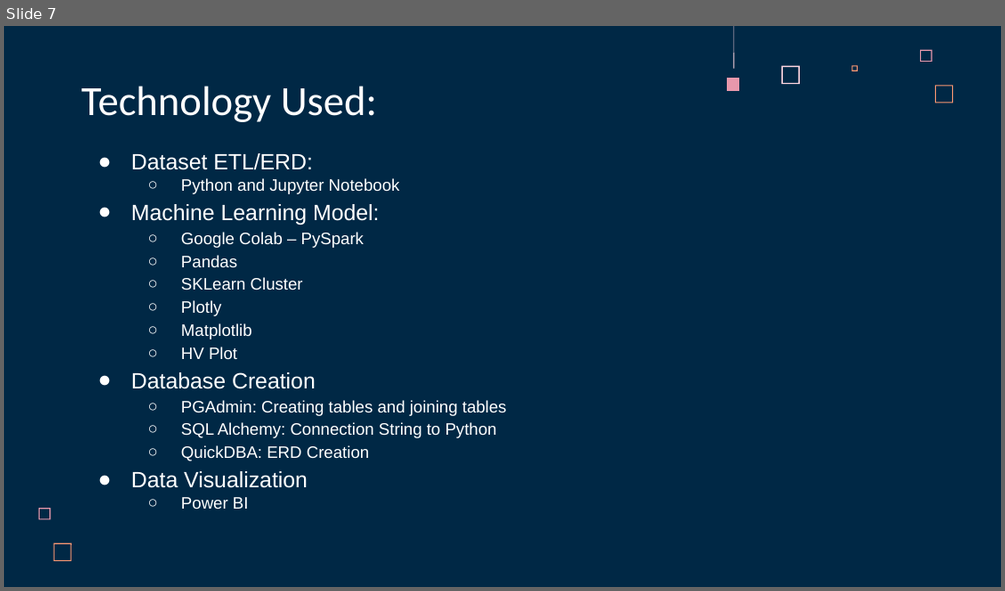
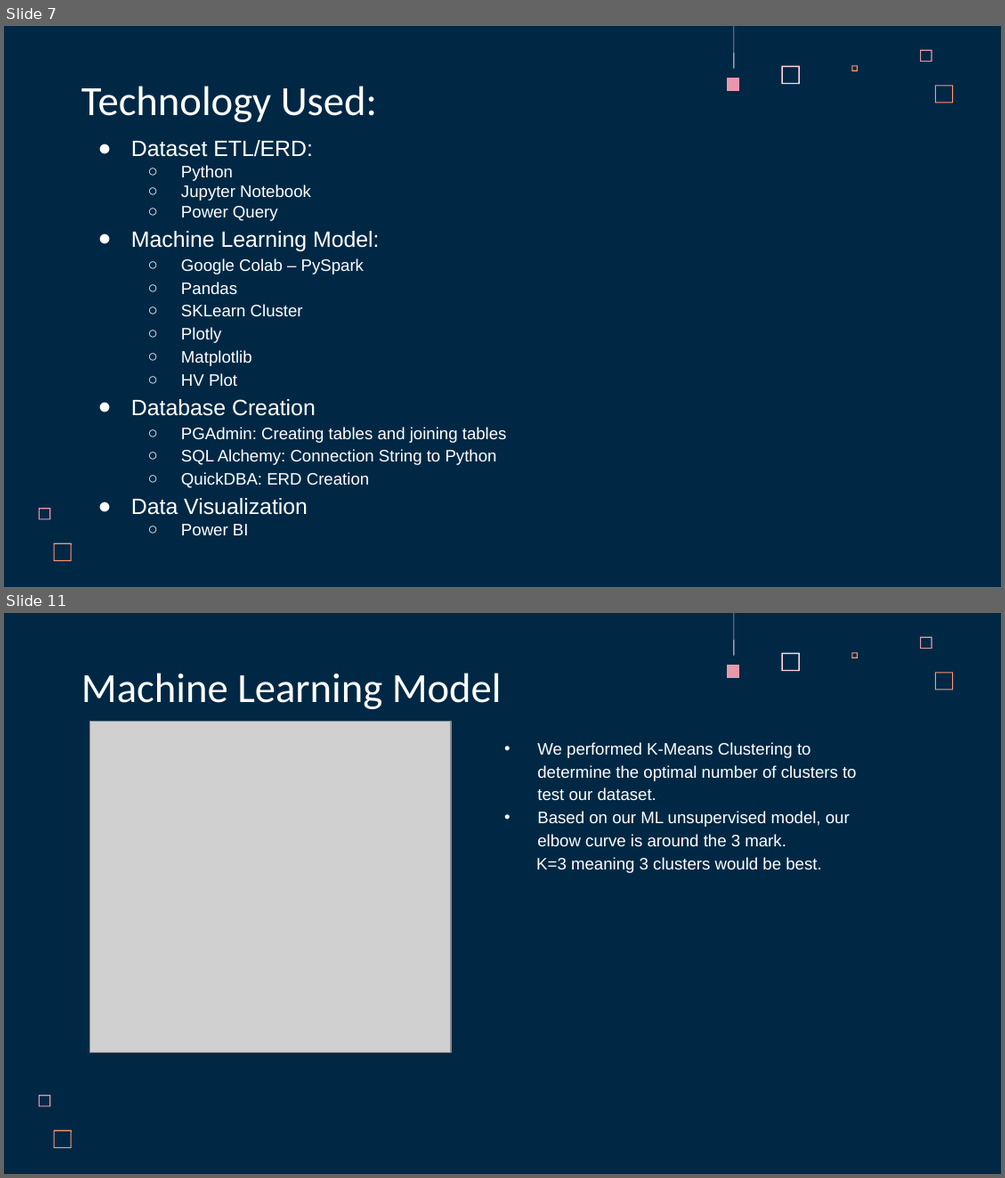
Before and after one commit to acegal1/Group1_Final_Project, a slide deck: _Group 1 Final Project Presentation - UFO Sightings in Arizona.pptx. Shown one above the other, each under a label of ours: slide 7 before the commit, slides 7 and 11 after it; the slides between them are not shown. The pictures are 1005x591 and 1005x1178 pixels, drawn with LibreOffice and Linux fonts; fonts in the diff are those of the drawing; grey boxes stand for pictures. Boxes give left, top, right and bottom in pixels: in the first picture for what was removed or moved away, otherwise in the second. Text is boxed around its words. In the diff, an @@ line names an element or a change of style, - is before the commit and + after.

```diff
--- a/_Group 1 Final Project Presentation - UFO Sightings in Arizona.pptx
+++ b/_Group 1 Final Project Presentation - UFO Sightings in Arizona.pptx
@@ slide 11 added at (4, 613, 1001, 1174), background #002845; not listed: 8 template elements that a slide beside it also shows @@
@@ title added at (81, 673, 502, 709), 30 pt, text #FFFFFF @@
+Machine Learning Model
@@ picture added at (89, 721, 451, 1052) @@
@@ text added at (536, 742, 857, 873), 12 pt, text #FFFFFF @@
+• We performed K-Means Clustering to determine the optimal number of clusters to test our dataset.
+• Based on our ML unsupervised model, our elbow curve is around the 3 mark.
+K=3 meaning 3 clusters would be best.
@@ slide 7 changed as well @@
@@ text "Dataset ETL/ERD:": place and size @@
-text "Dataset ETL/ERD:" at (131, 153, 507, 509)
+text "Dataset ETL/ERD:" at (131, 140, 507, 536)
@@ text at (181, 165, 311, 221): text changed @@
-  ○ Python and Jupyter Notebook
+  ○ Python
+  ○ Jupyter Notebook
+  ○ Power Query
```
Also in this commit, not shown: 7 other slides changed, 6 other slides added, 5 slides removed.
